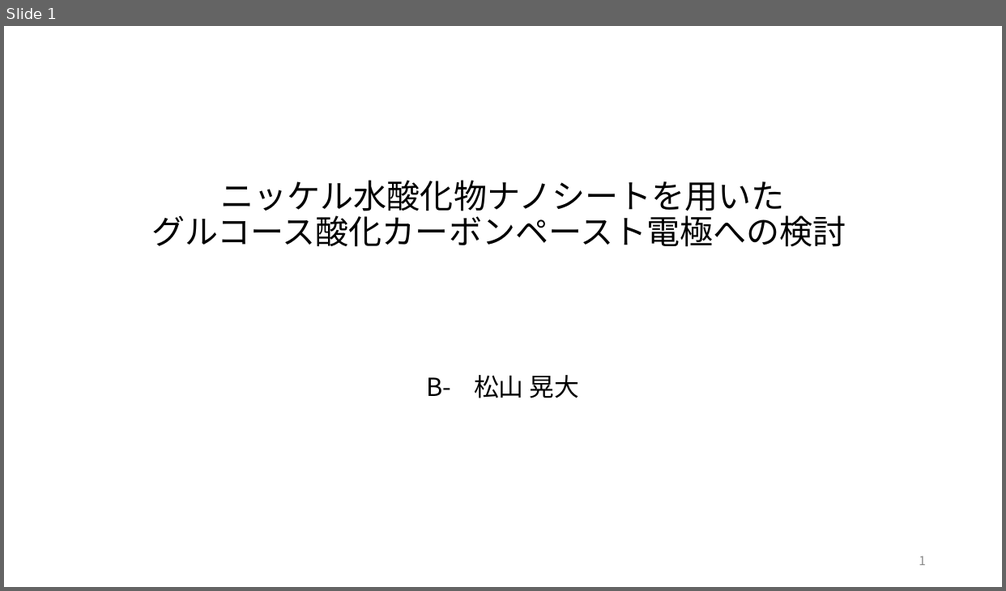
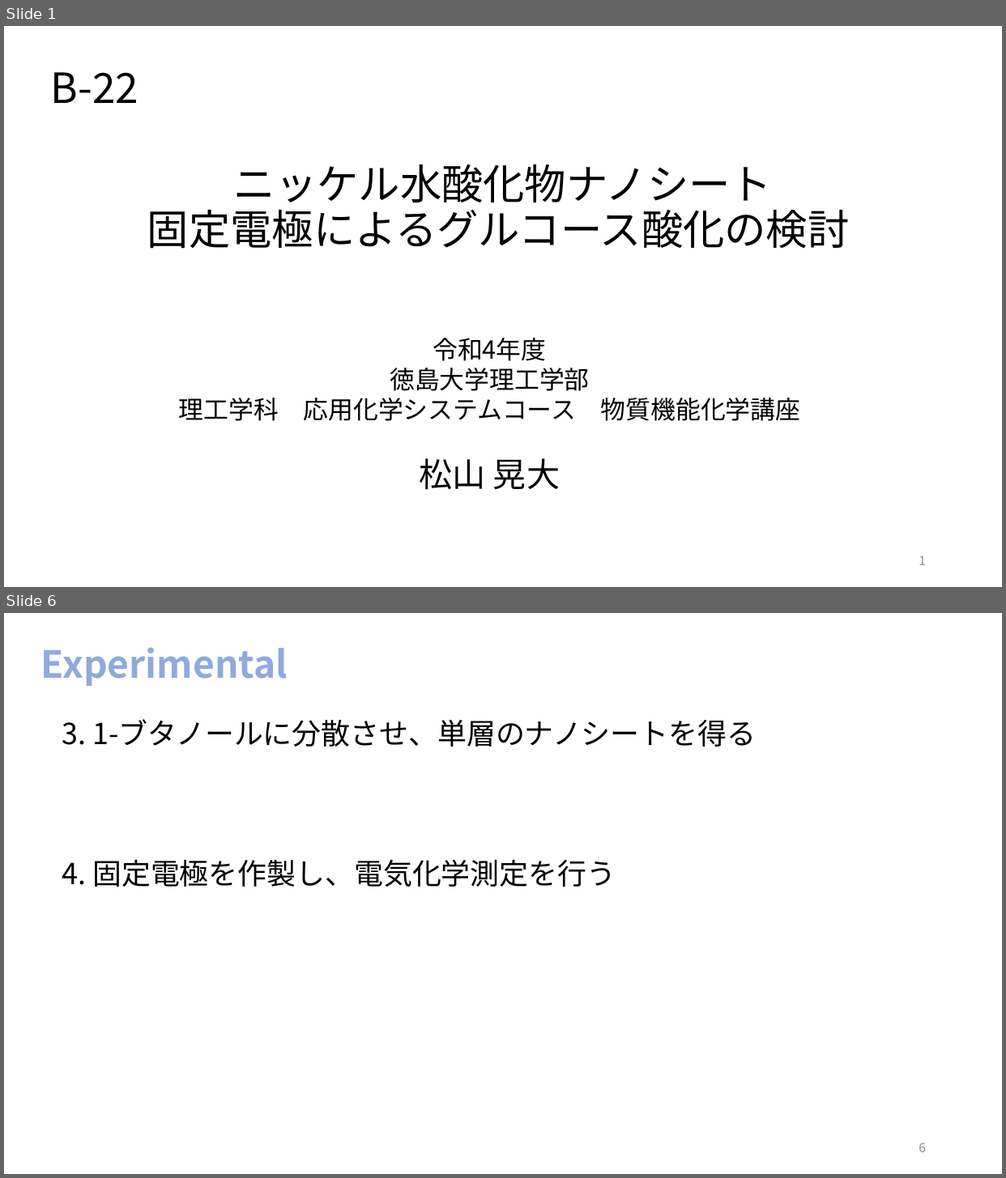
Before and after one commit to akidon0000/graduation-thesis, a slide deck: 卒論スライド 松山晃大.pptx. Shown one above the other, each under a label of ours: slide 1 before the commit, slides 1 and 6 after it; the slides between them are not shown. The pictures are 1006x591 and 1006x1178 pixels, drawn with LibreOffice and Linux fonts; fonts in the diff are those of the drawing. Boxes give left, top, right and bottom in pixels: in the first picture for what was removed or moved away, otherwise in the second. Text is boxed around its words. In the diff, an @@ line names an element or a change of style, - is before the commit and + after.

```diff
--- a/卒論スライド 松山晃大.pptx
+++ b/卒論スライド 松山晃大.pptx
@@ slide 6 added at (x1=4, y1=613, x2=1002, y2=1174), background #FFFFFF @@
@@ title added at (x1=41, y1=647, x2=288, y2=686), 36 pt, text #8FAADC, bold @@
+Experimental
@@ text added at (x1=62, y1=719, x2=756, y2=887), 28 pt, text #000000 @@
+3. 1-ブタノールに分散させ、単層のナノシートを得る
+4. 固定電極を作製し、電気化学測定を行う
@@ page number added at (x1=918, y1=1143, x2=926, y2=1152), 12 pt, text #8C8C8C @@
+6
@@ slide 1 changed as well @@
@@ text added at (x1=51, y1=72, x2=138, y2=103), 40 pt, text #000000 @@
+B-22
@@ title at (x1=147, y1=165, x2=850, y2=249): text changed; size 32 to 40 pt @@
-ニッケル水酸化物ナノシートを用いた
-グルコース酸化カーボンペースト電極への検討
+ニッケル水酸化物ナノシート
+固定電極によるグルコース酸化の検討
@@ text added at (x1=179, y1=338, x2=800, y2=490), 24 pt, text #000000 @@
+令和4年度
+徳島大学理工学部
+理工学科 応用化学システムコース 物質機能化学講座
+松山 晃大
@@ subtitle removed at (x1=427, y1=375, x2=580, y2=399) @@
-B- 松山 晃大
```
Also in this commit, not shown: 4 other slides changed, 7 other slides added, 2 slides removed, 5 other files.
